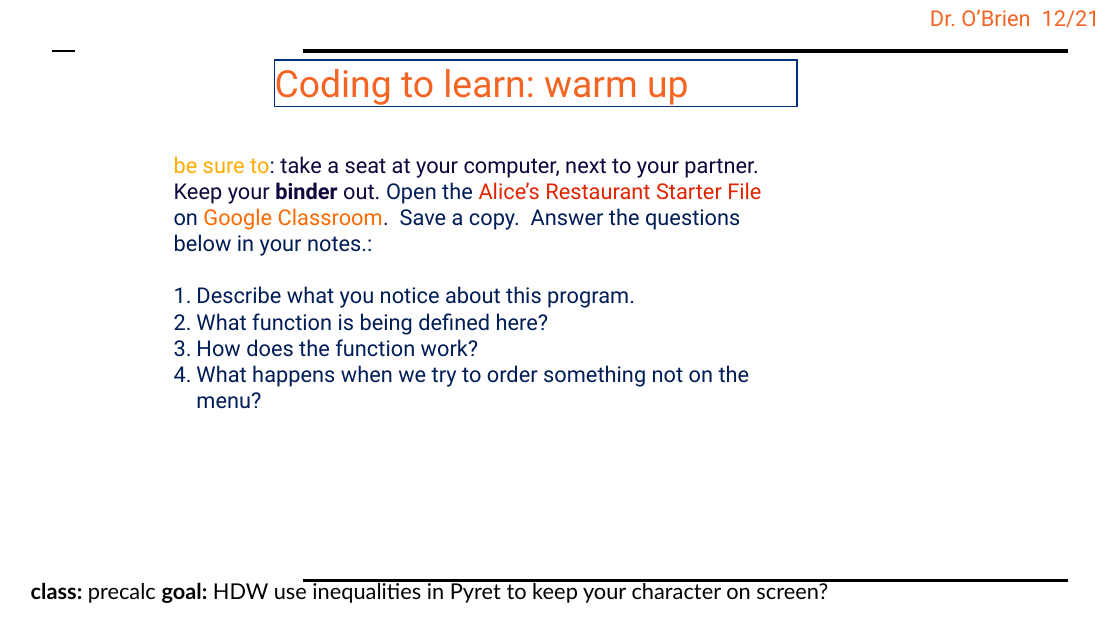
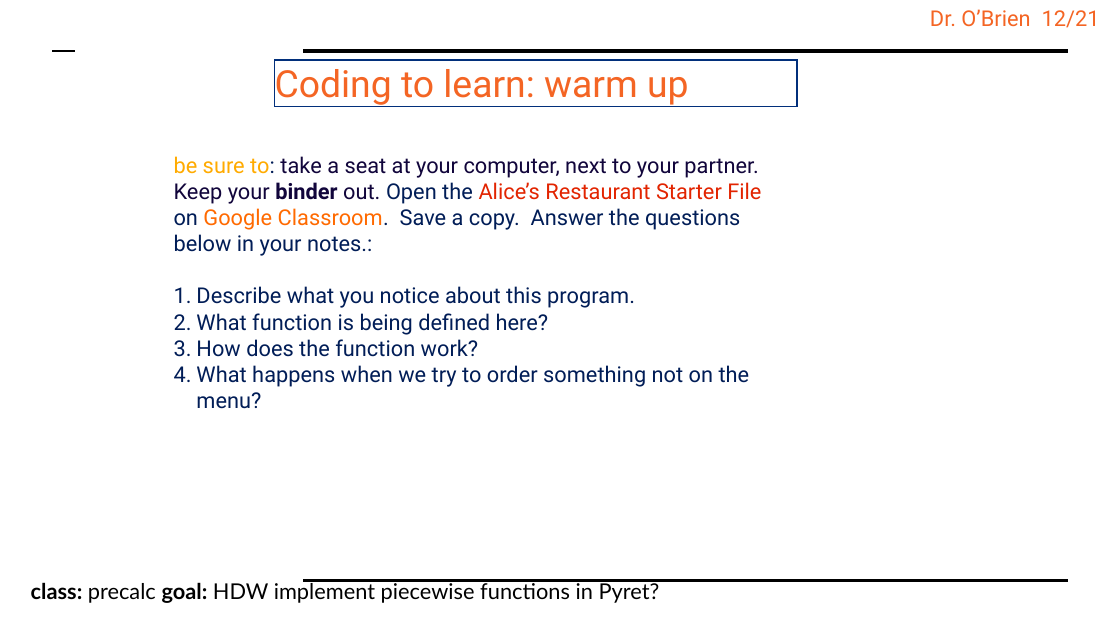
Before and after one commit to cobrien87/work, a slide deck: slide 5 of print/Precal_14_2.pptx. Drawn at 1120x630 pixels with LibreOffice and Linux fonts; fonts in the diff are those of the drawing; background and template pictures are left out. Boxes give left, top, right and bottom in pixels: in the first picture for what was removed or moved away, otherwise in the second. Text is boxed around its words. In the diff, an @@ line names an element or a change of style, - is before the commit and + after.

Commit message:
fixed goal precal ppt

```diff
--- a/print/Precal_14_2.pptx
+++ b/print/Precal_14_2.pptx
@@ text at (31,580,660,603): text changed @@
-class: precalc goal: HDW use inequalities in Pyret to keep your character on screen?
+class: precalc goal: HDW implement piecewise functions in Pyret?
```
Also in this commit, not shown: 5 other slides changed.
